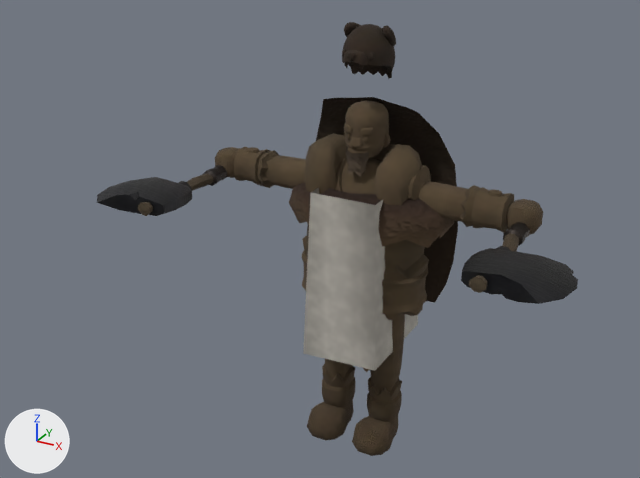
The glTF model csharp/Unciv.Godot/Packs/units/models/unit/Jaguar.glb as it was, and as the next commit left it.
One viewpoint serves both versions: a 50 mm camera at (0.818, -1.702, 1.351) aimed at (-0.03, -0.159, 0.58). The axes (+X, +Y, +Z) are drawn at lower left. The lights are the same throughout. The older version comes first.

Objects in the first picture: '1H_Axe', '1H_Axe_Offhand', 'Barbarian_Cape', 'Barbarian_Hat', 'Warrior'.
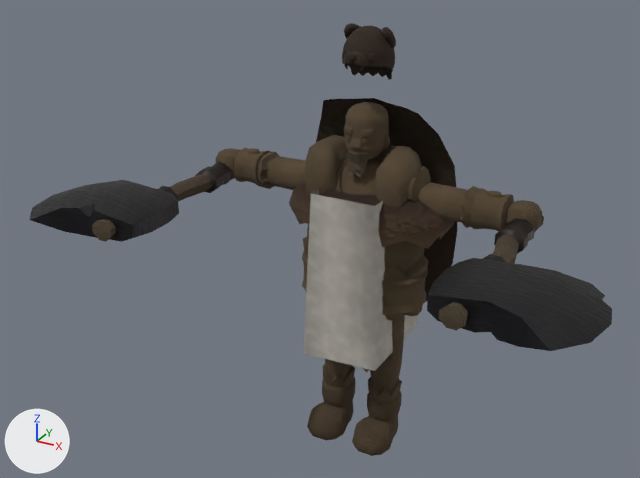
Where the change shows, as pixel boxes (x1, y1, x2, y2) in the pictures (640 x 478 px):
'Warrior', rescaled
    before: (215, 101, 543, 456)
    after: (215, 102, 542, 456)
'1H_Axe_Offhand', moved, rescaled (58% wider, 65% taller)
    before: (461, 222, 578, 304)
    after: (427, 215, 612, 351)
'1H_Axe', moved, rescaled (56% wider, 56% taller)
    before: (97, 165, 227, 216)
    after: (29, 162, 232, 242)
'Barbarian_Cape', moved, rescaled
    before: (316, 97, 458, 302)
    after: (316, 98, 457, 301)
'Barbarian_Hat', moved
    before: (342, 22, 396, 79)
    after: (342, 23, 396, 80)

The change in detail:
Object 'Warrior' (ob_warrior) is rescaled from (0.439, 0.439, 0.439) to (0.437, 0.437, 0.437).
Object '1H_Axe_Offhand' (ob_1h_axe_offhand) moves from (0.371, -0.058, 0.637) to (0.369, -0.063, 0.635).
Object '1H_Axe_Offhand' (ob_1h_axe_offhand) is rescaled from (0.285, 0.285, 0.285) to (0.426, 0.426, 0.426).
Object '1H_Axe' (ob_1h_axe) moves from (-0.371, -0.058, 0.637) to (-0.369, -0.063, 0.635).
Object '1H_Axe' (ob_1h_axe) is rescaled from (0.285, 0.285, 0.285) to (0.426, 0.426, 0.426).
Object 'Barbarian_Hat' (ob_barbarian_hat) moves from (0.0, 0.0, 0.878) to (0.0, 0.0, 0.875).
Object 'Barbarian_Cape' (ob_barbarian_cape) moves from (0.0, 0.0, 0.845) to (0.0, 0.0, 0.843).
Object 'Barbarian_Cape' (ob_barbarian_cape) is rescaled from (0.395, 0.263, 0.439) to (0.393, 0.262, 0.437).
